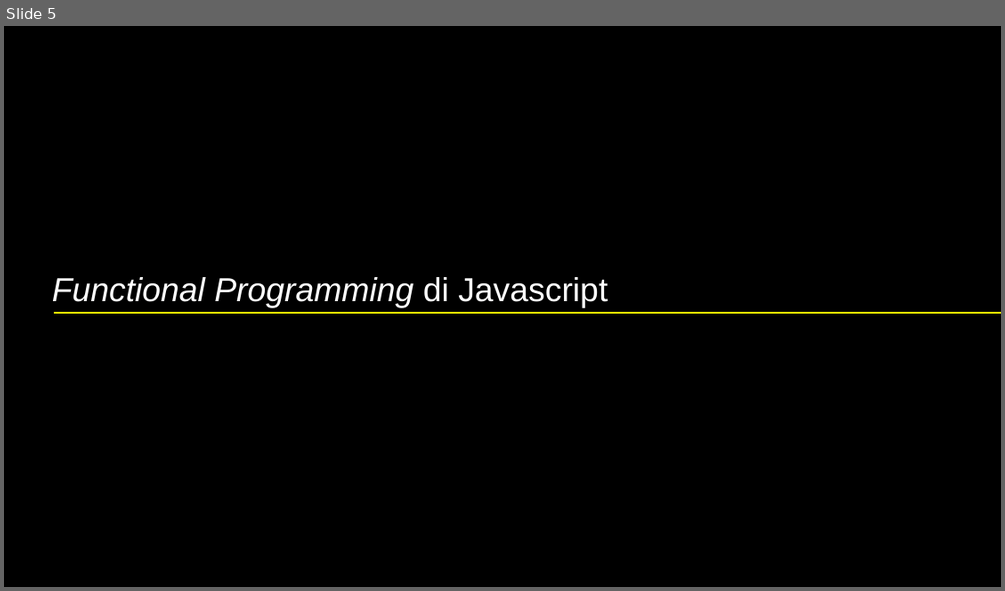
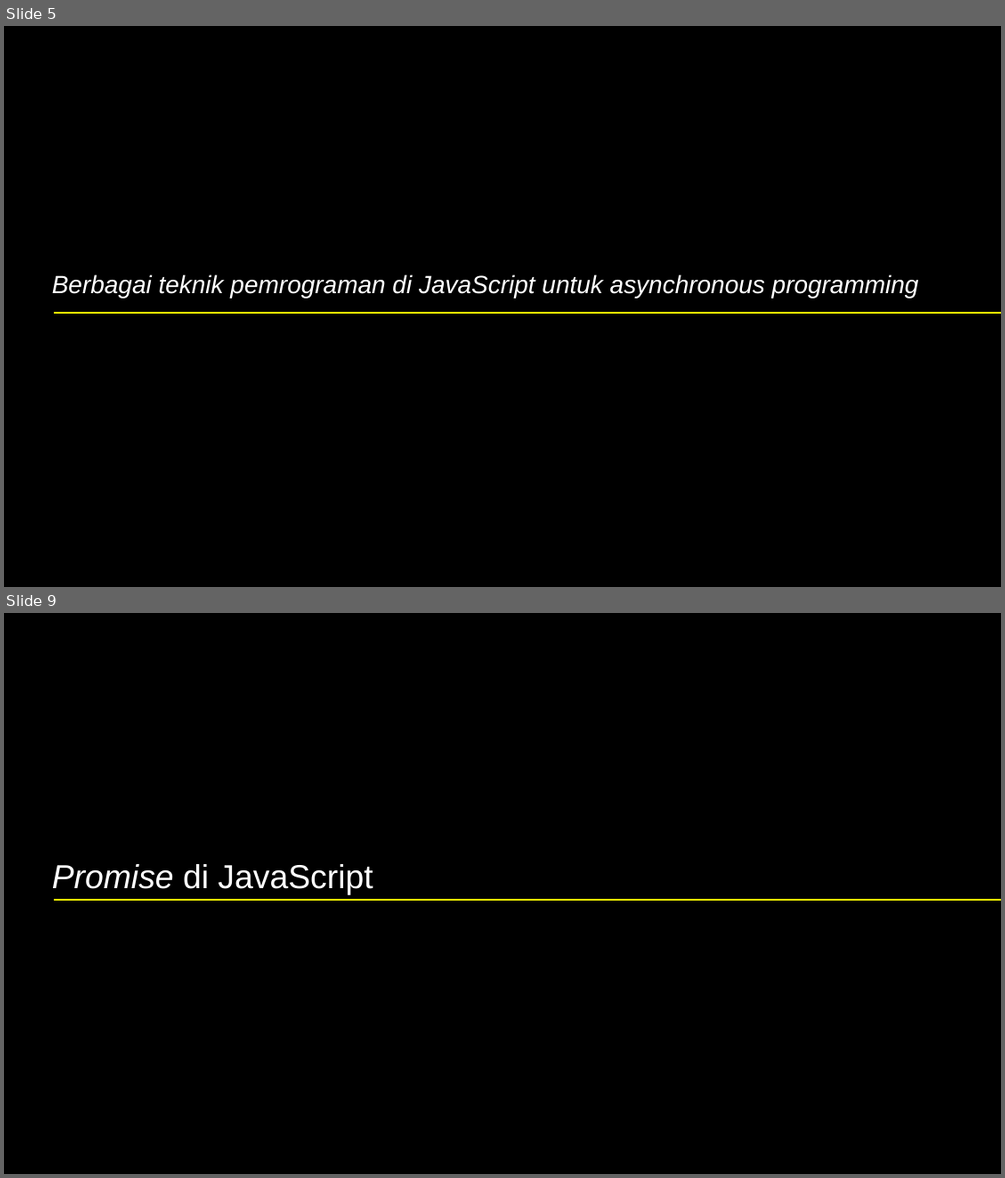
Before and after one commit to mahendrafajar17/axarschool, a slide deck: Backend/Modul 5.pptx. Shown one above the other, each under a label of ours: slide 5 before the commit, slides 5 and 9 after it; the slides between them are not shown. The pictures are 1005x591 and 1005x1178 pixels, drawn with LibreOffice and Linux fonts; fonts in the diff are those of the drawing. Boxes give left, top, right and bottom in pixels: in the first picture for what was removed or moved away, otherwise in the second. Text is boxed around its words. In the diff, an @@ line names an element or a change of style, - is before the commit and + after.

```diff
--- a/Backend/Modul 5.pptx
+++ b/Backend/Modul 5.pptx
@@ slide 9 added at [4,613,1001,1174], background #000000 @@
@@ text added at [52,864,372,895], 24 pt, text #FFFFFF @@
+Promise di JavaScript
@@ line added from (54, 900) to (1001, 900), #FFFF00 0.75 pt @@
@@ slide 5 changed as well @@
@@ text at [52,274,919,297]: text changed; size 24 to 18 pt @@
-Functional Programming di Javascript
+Berbagai teknik pemrograman di JavaScript untuk asynchronous programming
```
Also in this commit, not shown: 3 other slides changed, 5 other slides added, 4 slides removed, 3 other files.
